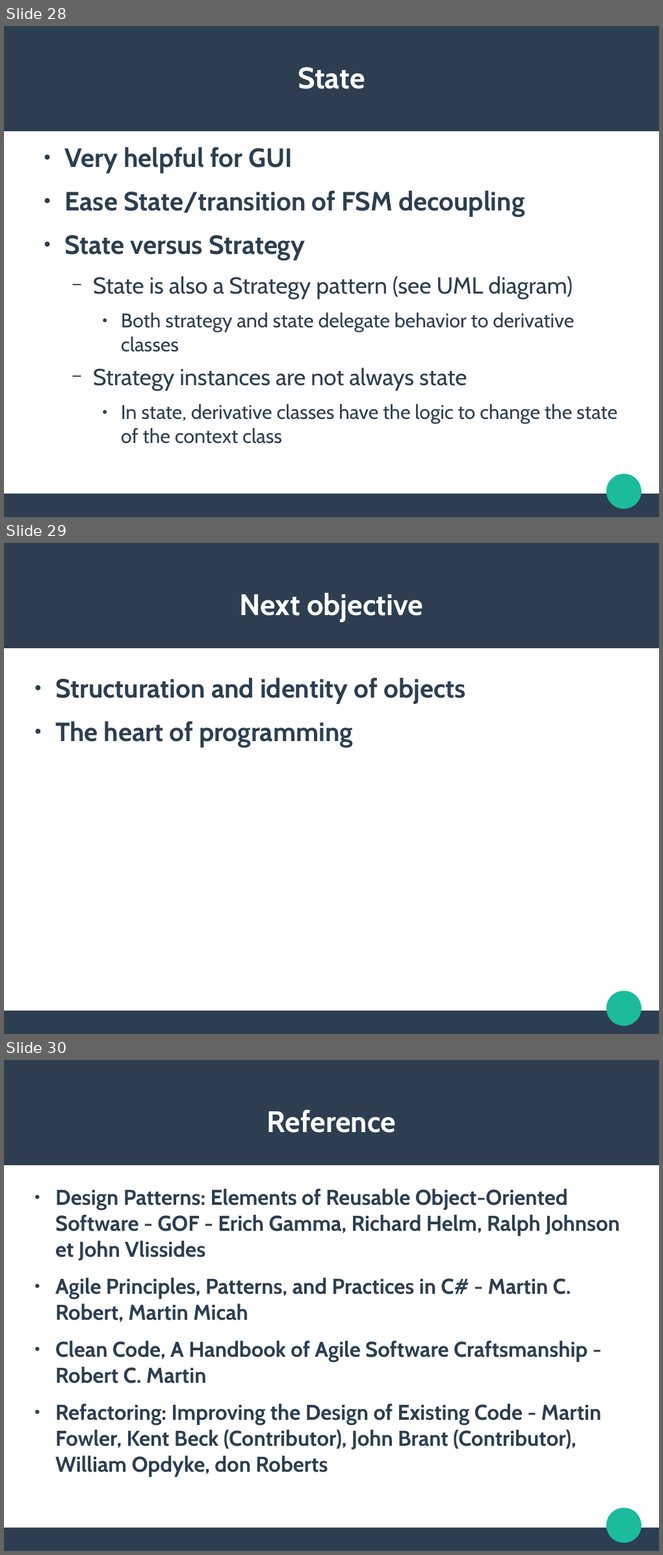
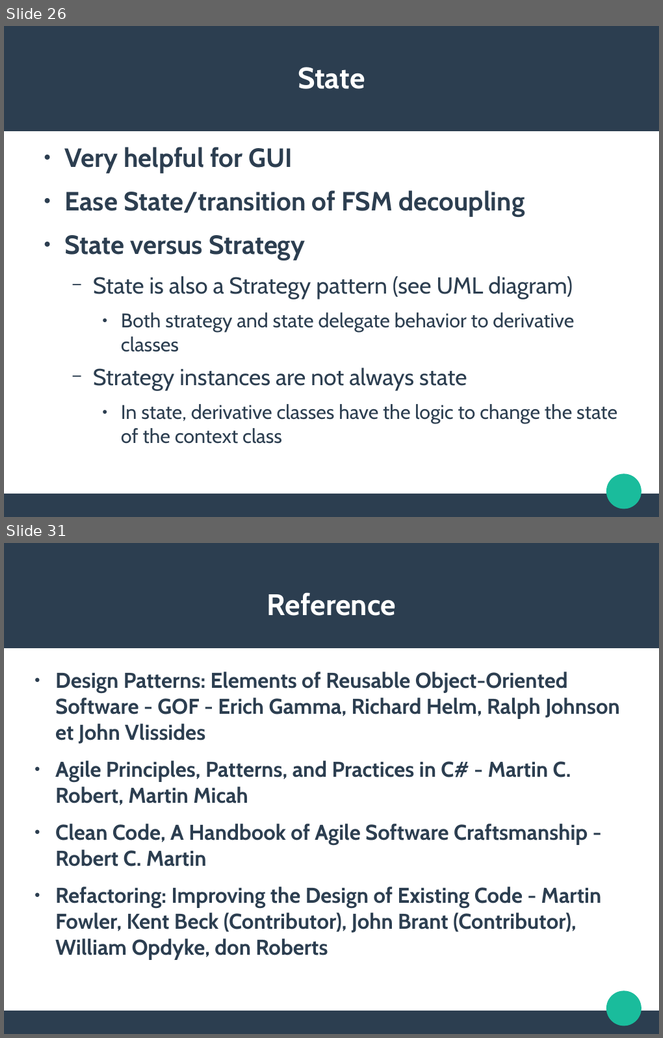
Before and after one commit to jldelarbre/lectureNotes, a slide deck: Slides/lesson5/PatternsAreSolid.odp. Shown one above the other, each under a label of ours: slides 28, 29 and 30 before the commit, slides 26 and 31 after it; the slides between them are not shown. The pictures are 663x1555 and 663x1038 pixels, drawn with LibreOffice and Linux fonts; fonts in the diff are those of the drawing. Boxes give left, top, right and bottom in pixels: in the first picture for what was removed or moved away, otherwise in the second. Text is boxed around its words. In the diff, an @@ line names an element or a change of style, - is before the commit and + after.

```diff
--- a/Slides/lesson5/PatternsAreSolid.odp
+++ b/Slides/lesson5/PatternsAreSolid.odp
@@ slide 29 removed at <box>4,543,659,1034</box>, background #FFFFFF; not listed: 3 template elements that a slide beside it also shows @@
@@ title removed at <box>240,592,423,622</box> @@
-Next objective
@@ text removed at <box>55,678,466,747</box> @@
-● Structuration and identity of objects
-● The heart of programming
@@ what was slide 28 is now slide 26 @@
@@ what was slide 30 is now slide 31 @@
```
Also in this commit, not shown: 3 slides changed, 3 slides added, 1 other slide removed, 18 other files.
